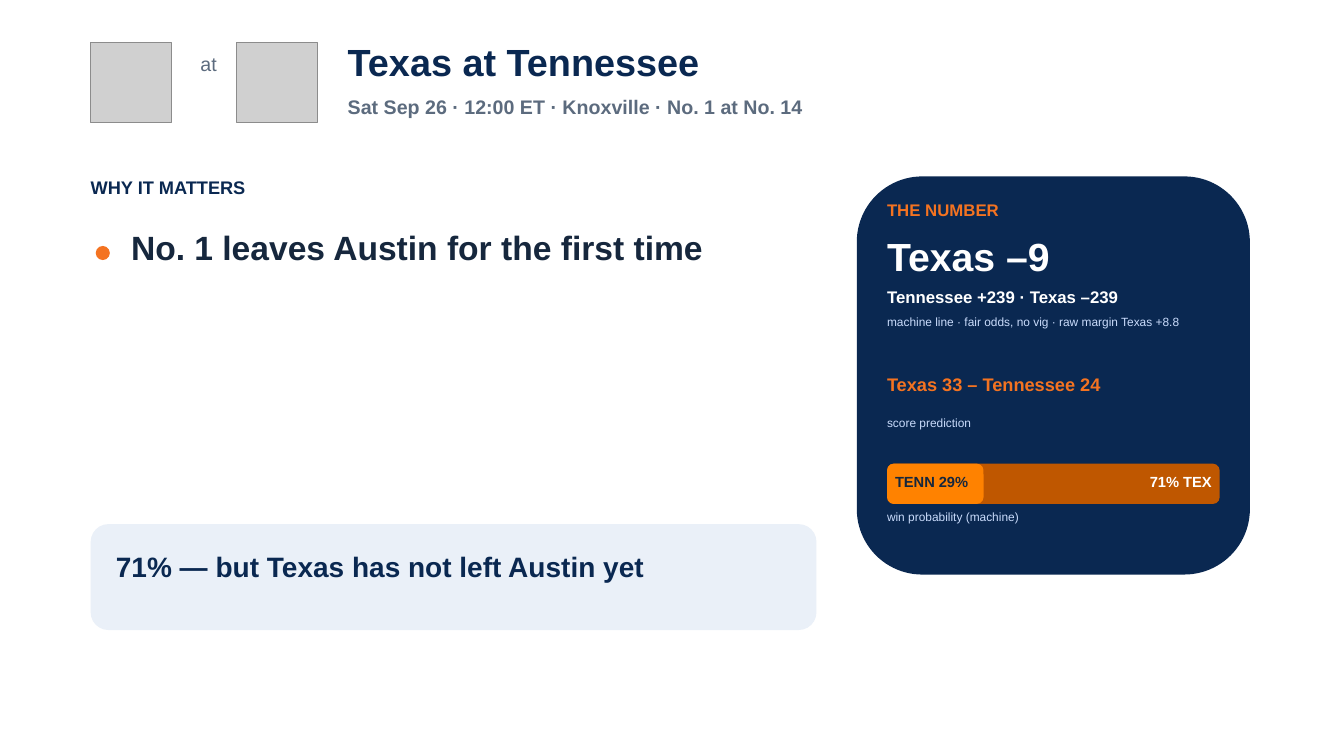
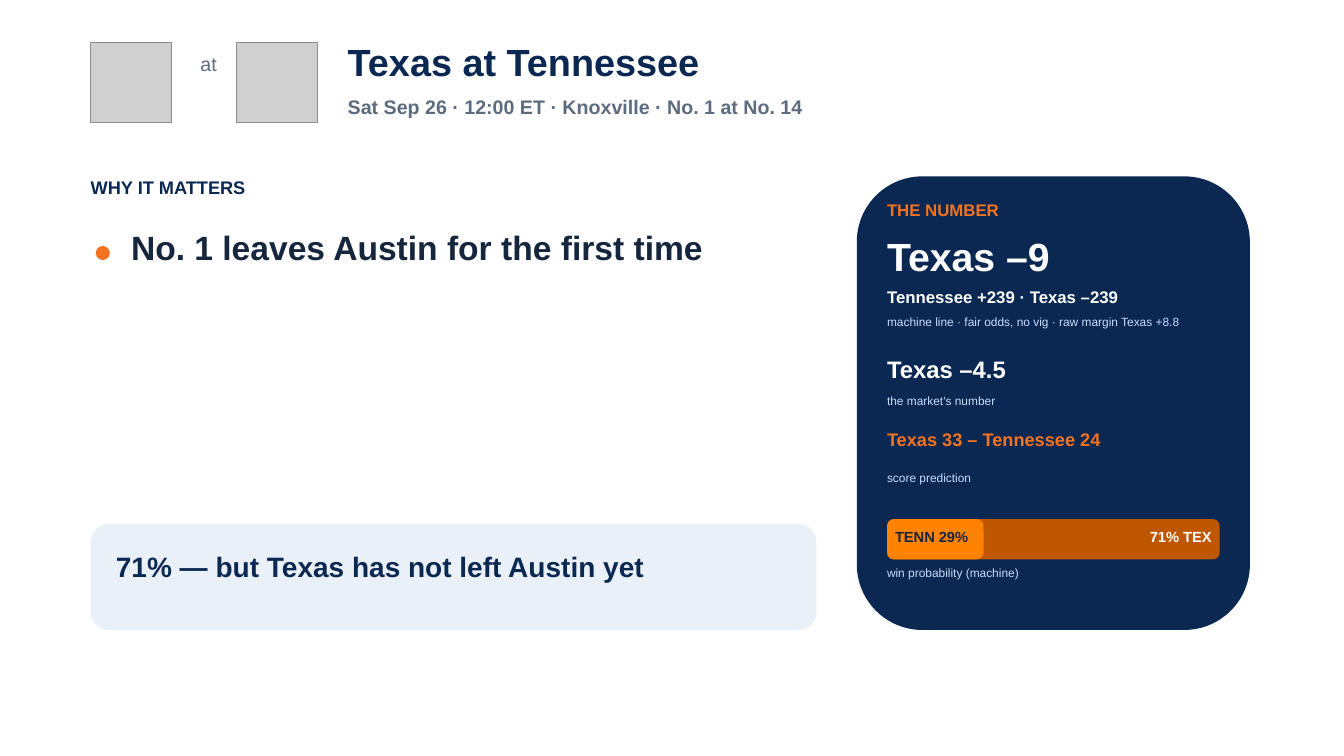
Before and after one commit to lucasalvarezflorida-lab/ncaa-fbs-analytics, a slide deck: slide 6 of decks/2026_Week4_Episode5.pptx. Drawn at 1344x756 pixels with LibreOffice and Linux fonts; fonts in the diff are those of the drawing; grey boxes stand for pictures. Boxes give left, top, right and bottom in pixels: in the first picture for what was removed or moved away, otherwise in the second. Text is boxed around its words. In the diff, an @@ line names an element or a change of style, - is before the commit and + after.

```diff
--- a/decks/2026_Week4_Episode5.pptx
+++ b/decks/2026_Week4_Episode5.pptx
@@ rounded rectangle: place and size @@
-rounded rectangle at bbox=[857, 176, 1250, 575]
+rounded rectangle at bbox=[857, 176, 1250, 630]
@@ text added at bbox=[887, 361, 1005, 379], 17 pt, text #FFFFFF, bold @@
+Texas –4.5
@@ text added at bbox=[887, 396, 995, 405], 8.5 pt, text #CADCFC @@
+the market's number
@@ 5 texts, 2 rounded rectangles: place and size @@
-5 texts, 2 rounded rectangles at bbox=[887, 378, 1220, 524]
+5 texts, 2 rounded rectangles at bbox=[887, 433, 1220, 580]
```
Also in this commit, not shown: 5 other slides changed, 3 other files.
